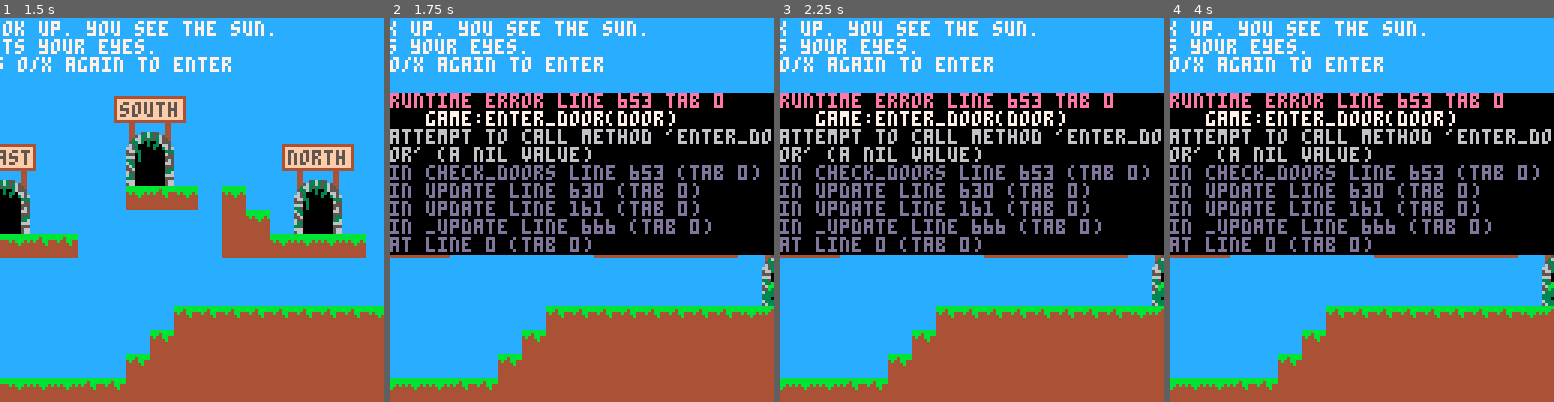
Above: before the commit, frames 1-4 (left to right).
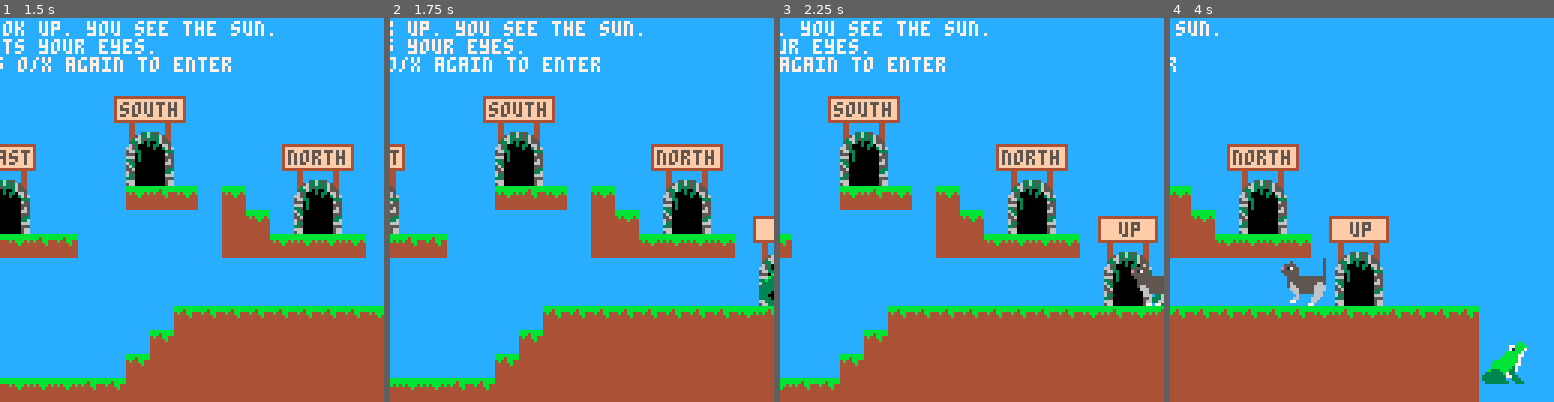
Above: after the commit, the same moments.

Repository: cincodenada/frogsvscats
Game: PICO-8 cartridge frogsvscats.p8
Same seed, same stepped clock (60 frames per second), same inputs: the game is played once before the commit and once after it.
Inputs:
- Up to frame 1 (1.5 s): tap O (Z key) at 0.7 s
- Up to frame 2 (1.75 s): hold Right from 1.6 s (still down); tap O (Z key) at 1.7 s
- Up to frame 3 (2.25 s): release Right at 2.1 s; tap O (Z key) at 2.1 s; hold Up from 2.15 s (still down)
- Up to frame 4 (4 s): release Up at 2.42 s; hold Right 2.47-3.03 s; tap O (Z key) every 0.4 s from 2.5 to 3.7 s; hold Left 3.08-3.58 s; hold Down 3.63-3.97 s

Frame 1 is identical in both runs. In frame 2, 46% of the frame differs, in the area x 0-100%, y 0-97%; in frame 3, 48%; in frame 4, 60%, in the area x 0-100%, y 0-100%.
Error before the commit: runtime error line 653 tab 0; game:enter_door(door); attempt to call method 'enter_door' (a nil value)

Commit message:
Make door travel work!

Diff:
--- a/frogsvscats.p8
+++ b/frogsvscats.p8
@@ -102,7 +102,7 @@
 		},
 		{
 			x=32,y=0,w=16,
-			px=22,py=10,
+			px=5,py=0,
 			cats = {{25,11}},
 			doors = {{33,3},{33,9},{45,12}},
 		},
@@ -127,26 +127,38 @@
 end
 function game:save_camera() add(self.cameras, peek4(0x5f28)) camera() end
 function game:load_camera() poke4(0x5f28, self.cameras[#self.cameras]) self.cameras[#self.cameras] = nil end
-function game:xmin() return self.cur_map.x end
-function game:xmax() return self.cur_map.x+self.cur_map.w*8-1 end
-function game:load_area(id)
+function game:xmin() return self.cur_map.x*8 end
+function game:xmax() return self.cur_map.x*8+self.cur_map.w*8-1 end
+function game:load_area(id, from_door)
 	local a = lore.areas[id]
 	local m = lore.maps[a.mapid]
 	self.cur_area, self.cur_map = a, m
+
+	self.cats = {}
 	for c in all(m.cats) do
 		add(self.cats, cat(c[1]*8,c[2]*8))
 	end
+
+	self.doors = {}
 	local dooridx = 1 -- todo: randomize
-	local std = {"north","south","east","west"}
+	local player_door = nil
 	for label,info in pairs(a.links) do
 		self:add_door(label, info, dooridx)
+		if(label == from_door) player_door = self.doors[dooridx]
 		dooridx += 1
 	end
+
+	self.x = m.x*8
 	self.texts = {{msg=a.intro, col=7, x=self.x}}
 	self.to_scoot = 0
-	self.x = m.x
-	game.player.x = self.x+m.px*8
-	game.player.y = m.py*8
+
+	if(player_door) then
+		game.player.x = player_door.x
+		game.player.y = player_door.y
+	else
+		game.player.x = self.x+m.px*8
+		game.player.y = m.py*8
+	end
 end
 function game:add_door(label,di,idx)
 		local dc = self.cur_map.doors[idx]
@@ -157,6 +169,14 @@
 		{msg="you look "..d.label..". you see "..d.text, col=7, x=self.x},
 		{msg="press o/x again to enter", col=7, x=self.x+5}
 	}
+end
+function game:enter_door(d)
+	if(d.link.area) then
+		cls()
+		camera(0,0)
+		print(d.link.area)
+		self:load_area(d.link.area, d.link.door)
+	end
 end
 function game:update()
 	self.debug_blocks = {}
@@ -174,7 +194,7 @@
 	camera(self.x,0)
 end
 function game:draw()
-	map(0,0)
+	map(0,0,0,0,128,32,1)
 	foreach(self.doors, function(t) t:draw() end)
 	self.player:draw()
 	for c in all(self.cats) do
@@ -739,10 +759,10 @@
 00000000000000000000000000000000000000000000000000000000000000000000000000000000000000000000000000000000000000000000000000000000
 00000000000000000000000000000000000000000000000000000000000000000000000000000000000000000000000000000000000000000000000000000000
 00000000000000000000000000000000000000000000000000000000000000000000000000000000000000000000000000000000000000000000000000000000
-bbbbbbbbbbbbbbbb4444444444ccccccccccccccccccc44444444444000000000000000000000000000000000000000000000000000000000000000000000000
-bbbbbbbbbbb4bbbb444444444444cccccccc11cccccc444444444444000000000000000000000000000000000000000000000000000000000000000000000000
-4b4bbb4b4b44bb44444444444444ccc1111ccccccc44444444444444000000000000000000000000000000000000000000000000000000000000000000000000
-4444b44444444b4444444444444444cccccccccc4444444444444444000000000000000000000000000000000000000000000000000000004444444444444444
+bbbbbbbbbbbbbbbb444444444411c1111c1111111111144444444444000000000000000000000000000000000000000000000000000000000000000000000000
+bbbbbbbbbbb4bbbb4444444444441c11c1c11c1c1111444444444444000000000000000000000000000000000000000000000000000000000000000000000000
+4b4bbb4b4b44bb444444444444441111111111c11144444444444444000000000000000000000000000000000000000000000000000000000000000000000000
+4444b44444444b444444444444444411111111114444444444444444000000000000000000000000000000000000000000000000000000004444444444444444
 44444444444444444444444444444444444444444444444444444444000000000000000000000000000000000000000000000000000000004ffffffffffffff4
 44444444444444444444444444444444444444444444444444444444000000000000000000000000000000000000000000000000000000004f5ffffffff5f5f4
 44444444444444444444444444444444444444444444444444444444000000000000000000000000000000000000000000000000000000004f5ff55ff5f5f5f4
@@ -770,7 +790,7 @@
 0000000000000000000000000000000000000000000000000000000000000000000000000000000000000000000000000000000000000000633eeeeeeeeee666
 0000000000000000000000000000000000000000000000000000000000000000000000000000000000000000000000000000000000000000335eeeeeeeeee555
 0000000000000000000000000000000000000000000000000000000000000000000000000000000000000000000000000000000000000000666eeeeeeeeee566
-0000000000000000000000000000000000000000000000000000000000000000000000000000000000000000000000000000000000000000566eeeeeeeeee566
+0000000000000000070000000000000000000000000000000000000000000000000000000000000000000000000000000000000000000000566eeeeeeeeee566
 00000000000000000000000000000000000000000000000000000000000000000000000000000000000000000000000000000000000000000000000000000000
 00000000000000000000000000000000000000000000000000000000000000000000000000000000000000000000000000000000000000000000000000000000
 00000000000000000000000000000000000000000000000000000000000000000000000000000000000000000000000000000000000000000000000000000000
